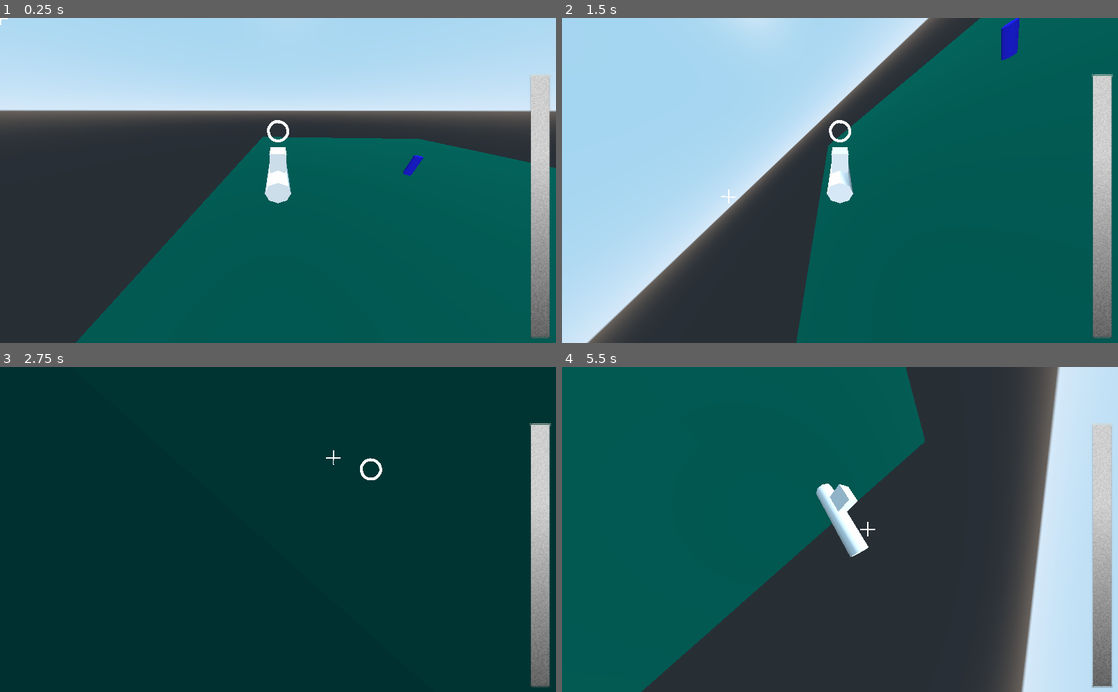
Above: before the commit, frames 1-4 (two rows, left to right).
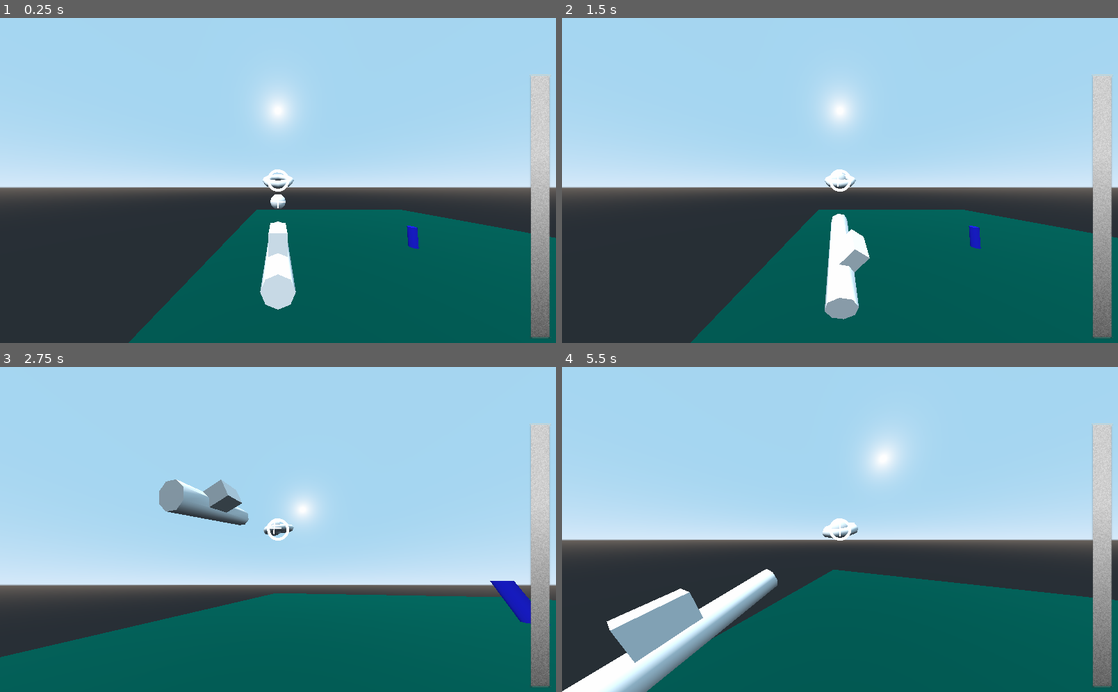
Above: after the commit, the same moments.

Repository: Kaio20/HyperSpaceTrucker
Game: Godot game, scene res://TestScene.tscn
Same seed, same stepped clock (60 frames per second), same inputs: the game is played once before the commit and once after it.
Inputs (mouse positions are in pixels of both pictures, inside the frame that each line leads up to):
- Up to frame 1 (0.25 s): no input
- Up to frame 2 (1.5 s): move the mouse to (962, 164) at 0.52 s; hold D (right) 0.53-1.28 s; hold Right mouse button (camera_rotate) 0.53-1.28 s; move the mouse to (728, 196) at 1.27 s; hold S (back) from 1.28 s (still down); right-click (728, 196) at 1.35 s
- Up to frame 3 (2.75 s): move the mouse to (333, 458) at 2.02 s; release S (back) at 2.03 s; hold D (right) from 2.03 s (still down); hold Right mouse button (camera_rotate) from 2.03 s (still down)
- Up to frame 4 (5.5 s): move the mouse to (812, 594) at 2.77 s; release D (right) at 2.78 s; release Right mouse button (camera_rotate) at 2.78 s; hold W (forward) 2.78-3.53 s; right-click (812, 594) at 2.85 s; move the mouse to (1006, 578) at 3.52 s; hold Right mouse button (camera_rotate) 3.53-4.28 s; hold A (left) 3.53-5.03 s; move the mouse to (673, 480) at 4.27 s; right-click (673, 480) at 4.35 s; move the mouse to (867, 529) at 5.02 s; hold S (back) from 5.03 s (still down); hold Right mouse button (camera_rotate) from 5.03 s (still down)

The runs differ from the first frame. In frame 1, 41% of the frame differs, in the area x 0-100%, y 0-100%; in frame 2, 49%; in frame 3, 97%; in frame 4, 91%.

Commit message:
More Camera Movement work

Diff:
--- a/Player.gd
+++ b/Player.gd
@@ -9,42 +9,51 @@
 var camera_spatial_reset
 
 onready var universe_center = get_tree().get_root().get_node("/root/Main/Universe_Center")
-onready var ui_mousePosAim  = get_tree().get_root().get_node("/root/Main/HUD/mousePosAim")
-onready var ui_mouseShouldAim  = get_tree().get_root().get_node("/root/Main/HUD/mouseShouldAim")
+onready var ui_soll  = get_tree().get_root().get_node("/root/Main/HUD/ui_soll")
+onready var ui_ist  = get_tree().get_root().get_node("/root/Main/HUD/ui_ist")
 onready var tp_speed  = get_tree().get_root().get_node("/root/Main/HUD/MarginContainer/tpSpeed")
-onready var outer_camera = $CameraSpatial/OuterCamera
-onready var camera_sptial = $CameraSpatial
+onready var outer_camera = get_tree().get_root().get_node("/root/Main/Player/CameraSpatial/OuterCamera")
+onready var camera_spatial = get_tree().get_root().get_node("/root/Main/Player/CameraSpatial")
+onready var base_soll = get_tree().get_root().get_node("/root/Main/Player/BaseSoll")
+onready var soll = get_tree().get_root().get_node("/root/Main/Player/BaseSoll/Soll")
 
-
-#Position where the Player moves towards
-var mousePosAim
-#Position where the Player should move towards
-var mouseShouldAim
-#2D Vector between mousePosAim and mouseShouldAim
+#2D Vector between Ist and Soll
 var move_2d
+#2D Vector of Mouse Movement
+var mouse_move
 
 func _ready():
 	Input.set_mouse_mode(Input.MOUSE_MODE_HIDDEN)
-	camera_spatial_reset = camera_sptial.transform.basis
+	Input.set_mouse_mode(Input.MOUSE_MODE_CAPTURED)
+	camera_spatial_reset = camera_spatial.transform.basis
+
+func _input(event):
+	if event.get_class() == "InputEventMouseMotion":
+		mouse_move = (event.relative).normalized()
 
 func _physics_process(delta):
 	get_input(delta)
 	velocity = move_and_slide(velocity, Vector3.UP)
 
-	mousePosAim = $MoveTowards.global_transform
+	if camera_spatial:
+		camera_spatial.global_transform.origin = $Plane.global_transform.origin
+	if base_soll:
+		base_soll.global_transform.origin = $Plane.global_transform.origin
 
-	ui_mousePosAim.rect_position.x =  outer_camera.unproject_position(mousePosAim.origin).x - ( ui_mousePosAim.rect_size.x / 2 )
-	ui_mousePosAim.rect_position.y =  outer_camera.unproject_position(mousePosAim.origin).y - ( ui_mousePosAim.rect_size.y / 2 )
+	if mouse_move:
+		base_soll.rotate_x(-mouse_move.y * delta)
+		base_soll.rotate_y(-mouse_move.x * delta)
+		mouse_move = Vector2(0,0)
 
-	$ShouldMoveTowards.global_transform.origin = outer_camera.project_position(get_viewport().get_mouse_position(), 5)
+	outer_camera.look_at(soll.global_transform.origin, Vector3.UP)
 
-	ui_mouseShouldAim.rect_position.x = outer_camera.unproject_position($ShouldMoveTowards.global_transform.origin).x - ( ui_mousePosAim.rect_size.x / 2 )
-	ui_mouseShouldAim.rect_position.y = outer_camera.unproject_position($ShouldMoveTowards.global_transform.origin).y - ( ui_mousePosAim.rect_size.y / 2 )
+	ui_soll.rect_position.x = outer_camera.unproject_position(soll.global_transform.origin).x - ( ui_soll.rect_size.x / 2 )
+	ui_soll.rect_position.y = outer_camera.unproject_position(soll.global_transform.origin).y - ( ui_soll.rect_size.y / 2 )
 
-	#ui_mouseShouldAim.rect_position.x = get_viewport().get_mouse_position().x - ( ui_mouseShouldAim.rect_size.x / 2 )
-	#ui_mouseShouldAim.rect_position.y = get_viewport().get_mouse_position().y - ( ui_mouseShouldAim.rect_size.y / 2 )
+	ui_ist.rect_position.x =  outer_camera.unproject_position($BaseIst/Ist.global_transform.origin).x - ( ui_ist.rect_size.x / 2 )
+	ui_ist.rect_position.y =  outer_camera.unproject_position($BaseIst/Ist.global_transform.origin).y - ( ui_ist.rect_size.y / 2 )
 
-	move_2d = (ui_mouseShouldAim.rect_position - ui_mousePosAim.rect_position).normalized()
+	move_2d = (ui_soll.rect_position - ui_ist.rect_position).normalized()
 
 	#debug_geometry.clear()
 	#debug_geometry.begin(PrimitiveMesh.PRIMITIVE_LINES)
@@ -66,9 +75,9 @@
 
 	if Input.is_action_pressed("camera_rotate"):
 		var x_delta = get_viewport().size.x - get_viewport().get_mouse_position().x
-		camera_sptial.transform.basis = transform.basis.rotated(transform.basis.y, x_delta * delta)
+		camera_spatial.transform.basis = transform.basis.rotated(transform.basis.y, x_delta * delta)
 	else:
-		camera_sptial.transform.basis = camera_spatial_reset
+		camera_spatial.transform.basis = camera_spatial_reset
 	if move_2d:
 		pitch_input = lerp(pitch_input, move_2d.y * -1, input_response * delta)
 		yaw_input = lerp(yaw_input, move_2d.x * -1, input_response * delta)
--- a/Player.tscn
+++ b/Player.tscn
@@ -6,39 +6,46 @@
 radius = 0.509339
 height = 3.32466
 
-[node name="KinematicBody" type="KinematicBody"]
+[node name="PlayerRoot" type="Spatial"]
+
+[node name="KinematicBody" type="KinematicBody" parent="."]
 script = ExtResource( 1 )
 
-[node name="Plane" type="Spatial" parent="."]
+[node name="Plane" type="Spatial" parent="KinematicBody"]
 transform = Transform( -4.37114e-08, 0, 1, 0, 1, 0, -1, 0, -4.37114e-08, 0, 0, 0 )
 
-[node name="CSGCombiner" type="CSGCombiner" parent="Plane"]
+[node name="CSGCombiner" type="CSGCombiner" parent="KinematicBody/Plane"]
 
-[node name="CSGBox" type="CSGBox" parent="Plane/CSGCombiner"]
+[node name="CSGBox" type="CSGBox" parent="KinematicBody/Plane/CSGCombiner"]
 transform = Transform( -4.37114e-08, -1, 0, 1, -4.37114e-08, 0, 0, 0, 1, -0.570967, 0.512486, 0 )
 width = 1.20766
 height = 0.894382
 depth = 0.626025
 
-[node name="CSGSpehere" type="CSGCylinder" parent="Plane/CSGCombiner"]
+[node name="CSGSpehere" type="CSGCylinder" parent="KinematicBody/Plane/CSGCombiner"]
 transform = Transform( -4.37114e-08, -1, 0, 1, -4.37114e-08, 0, 0, 0, 1, 0, 0, 0 )
 radius = 0.459515
 height = 3.72767
 
-[node name="CollisionShape" type="CollisionShape" parent="."]
+[node name="CollisionShape" type="CollisionShape" parent="KinematicBody"]
 transform = Transform( -1, 0, -8.74228e-08, 0, 1, 0, 8.74228e-08, 0, -1, 0, 0, 0 )
 shape = SubResource( 1 )
 
-[node name="MoveTowards" type="Spatial" parent="."]
+[node name="BaseIst" type="Spatial" parent="KinematicBody"]
+
+[node name="Ist" type="Spatial" parent="KinematicBody/BaseIst"]
 transform = Transform( 1, 0, 0, 0, 1, 0, 0, 0, 1, 0, 0, -10 )
 
-[node name="CSGSphere" type="CSGSphere" parent="MoveTowards"]
-visible = false
+[node name="CSGSphere" type="CSGSphere" parent="KinematicBody/BaseIst/Ist"]
 
-[node name="ShouldMoveTowards" type="Spatial" parent="."]
+[node name="BaseSoll" type="Spatial" parent="."]
+transform = Transform( 1, 0, 0, 0, 0.939693, -0.34202, 0, 0.34202, 0.939693, 0, 0, 0 )
 
-[node name="CSGTorus" type="CSGTorus" parent="ShouldMoveTowards"]
-visible = false
+[node name="Soll" type="Spatial" parent="BaseSoll"]
+transform = Transform( 1, 0, 0, 0, 1, 0, 0, 0, 1, 0, 0, -10 )
+
+[node name="CSGTorus" type="CSGTorus" parent="BaseSoll/Soll"]
+transform = Transform( 1, 0, 0, 0, 1, 0, 0, 0, 1, 0.0183222, 0.00186181, 0.00511932 )
 outer_radius = 1.09282
 
 [node name="CameraSpatial" type="Spatial" parent="."]
--- a/TestScene.tscn
+++ b/TestScene.tscn
@@ -29,14 +29,14 @@
 [node name="DirectionalLight" type="DirectionalLight" parent="."]
 transform = Transform( 0.136498, 0.94844, -0.286059, -0.408448, 0.316957, 0.855984, 0.902518, 0, 0.430653, -1.5488, 3.69016, 0.262854 )
 
-[node name="KinematicBody" parent="." instance=ExtResource( 1 )]
+[node name="Player" parent="." instance=ExtResource( 1 )]
 transform = Transform( 1, 0, 0, 0, 1, 0, 0, 0, 1, -17.5435, 5.19593, 10.2911 )
 
 [node name="DebugGeometry" type="ImmediateGeometry" parent="."]
 
 [node name="HUD" type="CanvasLayer" parent="."]
 
-[node name="mousePosAim" type="TextureRect" parent="HUD"]
+[node name="ui_soll" type="TextureRect" parent="HUD"]
 margin_left = 446.181
 margin_top = 213.167
 margin_right = 496.181
@@ -48,11 +48,11 @@
 "_edit_use_anchors_": false
 }
 
-[node name="mouseShouldAim" type="TextureRect" parent="HUD"]
-margin_left = 446.357
-margin_top = 213.472
-margin_right = 496.357
-margin_bottom = 263.472
+[node name="ui_ist" type="TextureRect" parent="HUD"]
+margin_left = 354.594
+margin_top = 208.127
+margin_right = 404.594
+margin_bottom = 258.127
 texture = ExtResource( 3 )
 expand = true
 stretch_mode = 1
